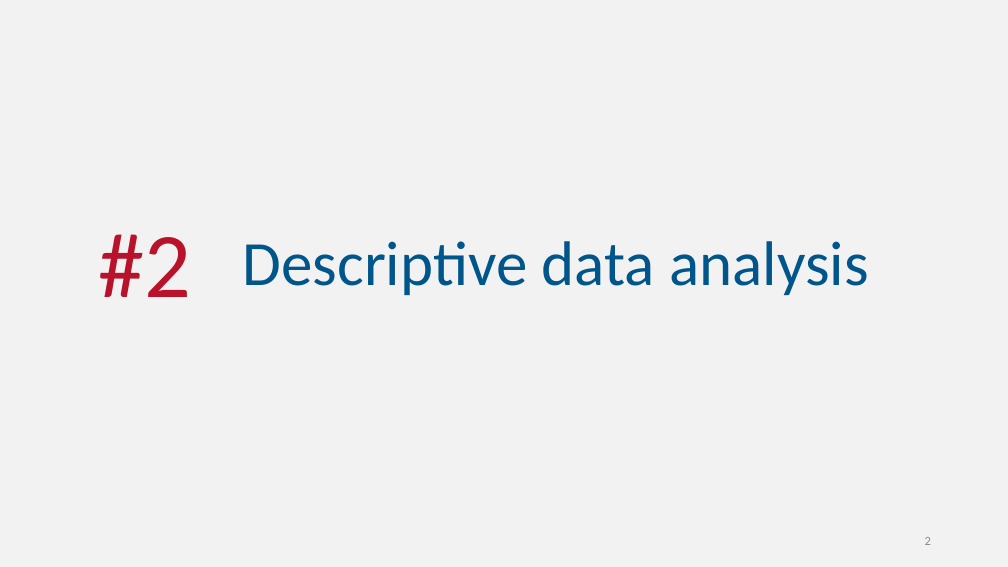
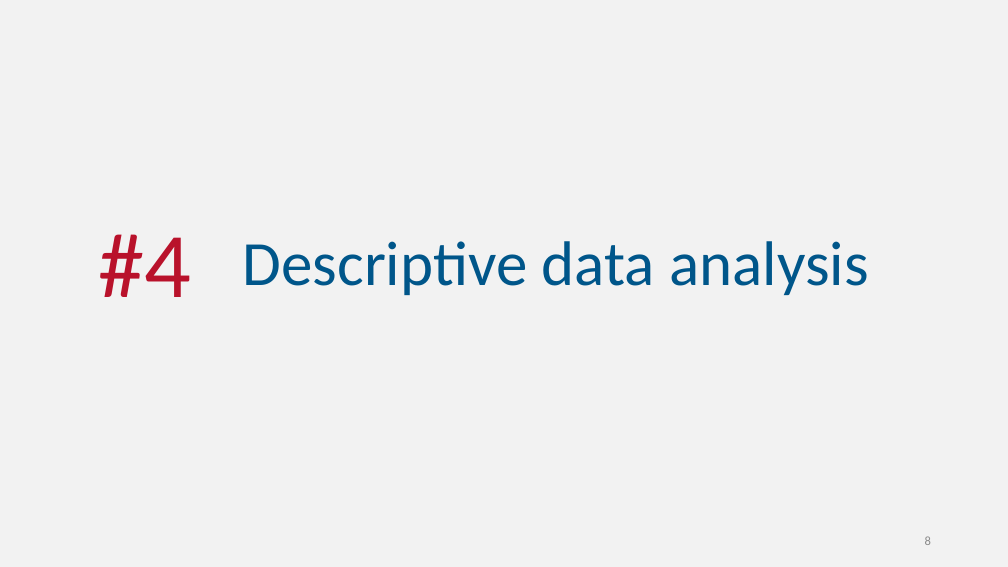
Before and after one commit to mfvfontes/2016_ECAC_G02, a slide deck: slide 8 of presentation/presentation.pptx (slide 2 before the commit). Drawn at 1008x567 pixels with LibreOffice and Linux fonts; fonts in the diff are those of the drawing. Boxes give left, top, right and bottom in pixels: in the first picture for what was removed or moved away, otherwise in the second. Text is boxed around its words. In the diff, an @@ line names an element or a change of style, - is before the commit and + after.

```diff
--- a/presentation/presentation.pptx
+++ b/presentation/presentation.pptx
@@ text at [98,234,191,297]: text changed @@
-#2
+#4
@@ page number at [925,536,931,545]: text changed @@
-2
+8
```
Also in this commit, not shown: 6 slides added.
